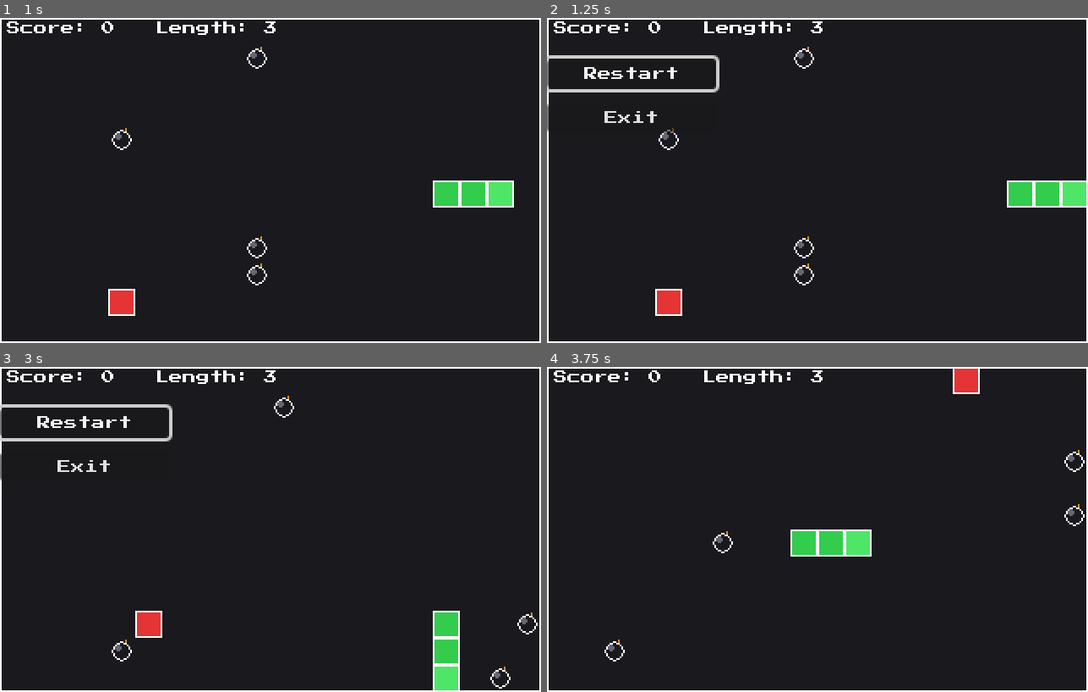
Above: before the commit, frames 1-4 (two rows, left to right).
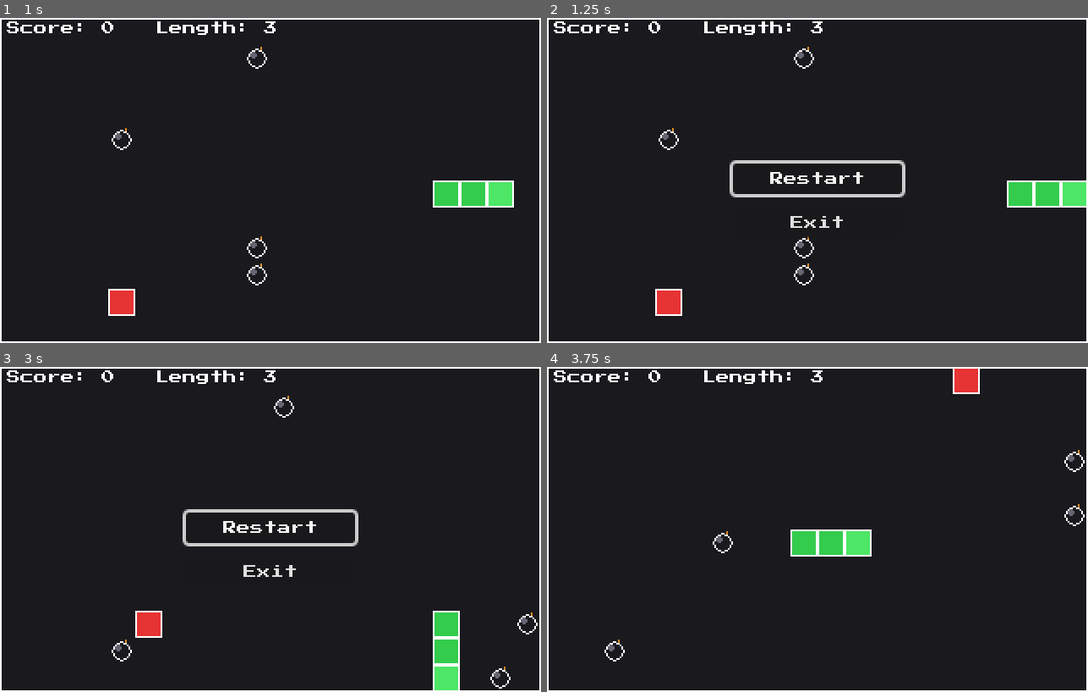
Above: after the commit, the same moments.

Repository: Tassnaz/vibe-code-test
Game: Godot game, scene res://scenes/Game.tscn
Two runs of this game, one before a commit and one after it. Both use one fixed random seed, a clock stepped at 60 frames per second and the inputs below.
Inputs:
- Up to frame 1 (1 s): hold Right (ui_right) from 0.53 s (still down)
- Up to frame 2 (1.25 s): keep holding Right (ui_right)
- Up to frame 3 (3 s): release Right (ui_right) at 1.25 s; click "Restart" at 1.25 s; hold Down (ui_down) 2.03-2.78 s; hold Right (ui_right) from 2.78 s (still down)
- Up to frame 4 (3.75 s): release Right (ui_right) at 3.5 s; click "Restart" at 3.5 s

Frame 1 is identical in both runs. In frame 2, 2.3% of the frame differs, in the area x 0-67%, y 11-68%; in frame 3, 2.3%; in frame 4, nothing differs.

Commit message:
Fix game-over menu collapsing to the top-left corner
GameOverMenu used percentage anchors (anchor_right/bottom = 1.0) to
fill the screen below the score row, but its parent is Game, a
Node2D - not a Control. Control.get_parent_area_size() only returns
a useful size when the parent is itself a Control (or the anchors
are all 0, like ScoreLabel's plain offsets); against a non-Control
parent it resolves to (0, 0), so GameOverMenu's computed size was
zero and everything nested inside it (the CenterContainer, buttons)
collapsed to the top-left corner regardless of the centering logic.

Switched GameOverMenu to plain offsets sized to the play area
(0,24 to 320,192) instead of percentage anchors, giving it a real
size so the CenterContainer inside it can actually center its
content. Confirmed via temporary debug prints that RestartButton
now lands at (110, 86), the middle of the board.

Co-Authored-By: Claude Sonnet 5 <noreply@anthropic.com>

Diff:
--- a/scenes/Game.tscn
+++ b/scenes/Game.tscn
@@ -23,10 +23,9 @@
 
 [node name="GameOverMenu" type="Control" parent="." unique_id=98855361]
 visible = false
-anchors_preset = 15
-anchor_right = 1.0
-anchor_bottom = 1.0
 offset_top = 24.0
+offset_right = 320.0
+offset_bottom = 192.0
 mouse_filter = 2
 
 [node name="CenterBox" type="CenterContainer" parent="GameOverMenu"]
